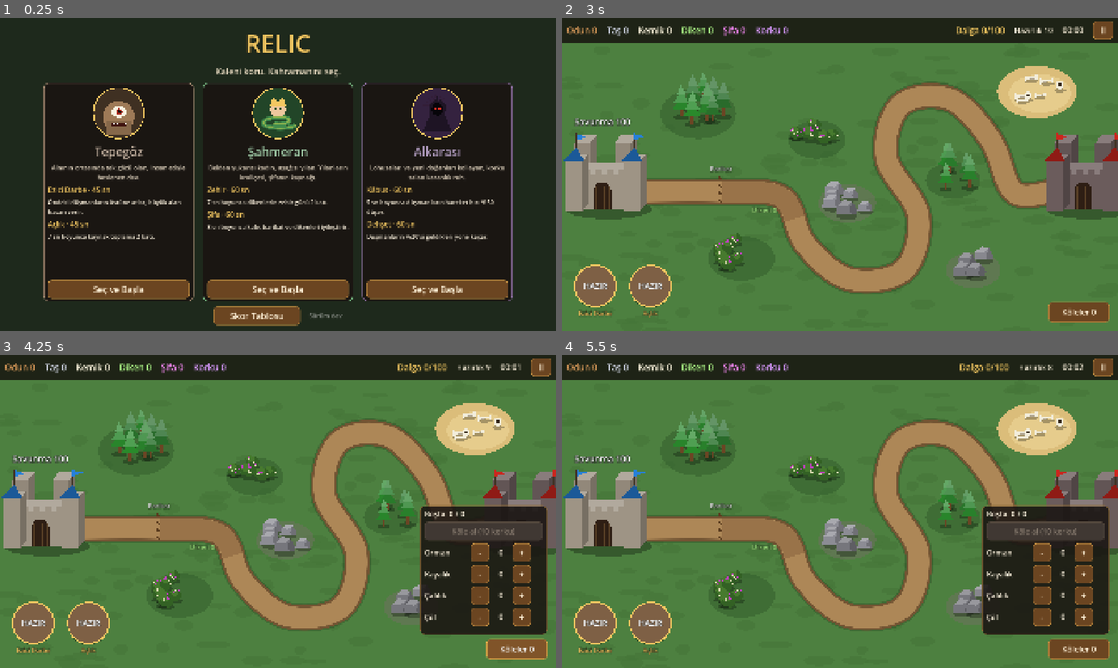
Above: before the commit, frames 1-4 (two rows, left to right).
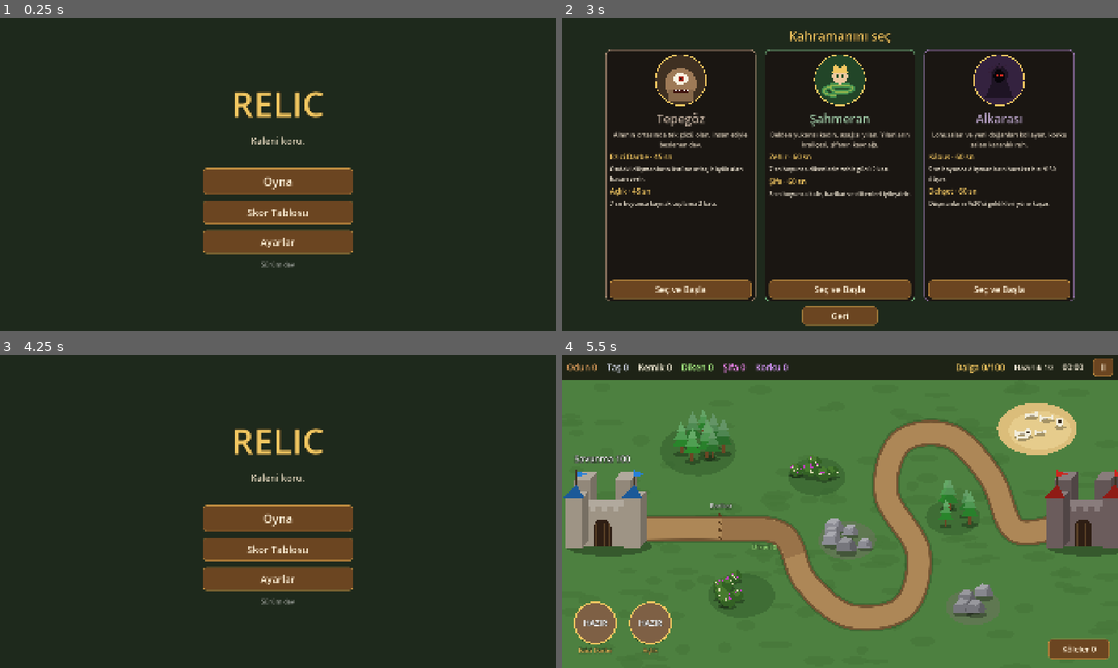
Above: after the commit, the same moments.

Repository: ozguryilmazz/Relic
Game: Godot game, scene res://scenes/main.tscn
Same seed, same stepped clock (60 frames per second), same inputs: the game is played once before the commit and once after it.
Inputs (mouse positions are in pixels of both pictures, inside the frame that each line leads up to):
- Up to frame 1 (0.25 s): no input
- Up to frame 2 (3 s): click "Skor Tablosu" at 0.5 s; click (840, 243) at 1.25 s, where only the run after the commit has a clickable "Ayarlar"; click "Kapat" at 2 s; click "Seç ve Başla" (after the commit: "Oyna") at 2.75 s
- Up to frame 3 (4.25 s): click "Köleler 0" (after the commit: "Geri") at 3.5 s
- Up to frame 4 (5.5 s): click (840, 517) at 4.25 s, where only the run after the commit has a clickable "Oyna"; click (678, 627) at 5 s, where only the run after the commit has a clickable "Seç ve Başla"

The runs differ from the first frame. In frame 1, 21% of the frame differs, in the area x 7-93%, y 5-99%; in frame 2, 93%, in the area x 0-100%, y 1-100%; in frame 3, 86%; in frame 4, 9.6%.

Commit message:
Dokunma kaymasını düzelt, ana menü ve Ayarlar (güncelleme kontrolü) ekle
Geniş ekranlarda harita ortalanınca kaynak bölgeleri dokunuşu yanlış
konumda arıyordu. Ana menü artık Oyna / Skor Tablosu / Ayarlar.

Co-Authored-By: Claude Opus 5.5 <noreply@anthropic.com>
Claude-Session: https://claude.ai/code/session_01PDFkMT2wdjmKecWgw14JUo

Diff:
--- a/scripts/firebase.gd
+++ b/scripts/firebase.gd
@@ -50,18 +50,25 @@
 	var data = JSON.parse_string(text) if not text.is_empty() else null
 	return {"ok": r[0] == HTTPRequest.RESULT_SUCCESS and code >= 200 and code < 300, "code": code, "data": data}
 
+func set_player_name(nm: String) -> void:
+	player_name = nm
+	_save()
+
 # ---------------------------------------------------------------- sürüm
 
-func check_update() -> void:
+## Sonuç: {status: "available" | "uptodate" | "error" | "dev", name, url}
+func check_update() -> Dictionary:
 	if AppVersion.CODE <= 0:
-		return
+		return {"status": "dev"}
 	var r := await _request(DB_URL + "/config/latest.json")
 	if not r.ok or not (r.data is Dictionary):
-		return
+		return {"status": "error"}
 	var latest := int(r.data.get("code", 0))
 	if latest > AppVersion.CODE:
 		update_info = {"name": str(r.data.get("name", "")), "url": str(r.data.get("url", RELEASES_URL))}
 		update_available.emit(update_info.name, update_info.url)
+		return {"status": "available", "name": update_info.name, "url": update_info.url}
+	return {"status": "uptodate", "name": str(r.data.get("name", ""))}
 
 # ---------------------------------------------------------------- giriş
 
--- a/scripts/menu.gd
+++ b/scripts/menu.gd
@@ -1,12 +1,19 @@
 class_name Menu
 extends Control
-## Ana menü: kahraman kartları, skor tablosu, güncelleme bildirimi.
+## Ana menü: Oyna / Skor Tablosu / Ayarlar, kahraman seçimi, güncelleme bildirimi.
 
 signal hero_chosen(index: int)
 
 var update_bar: Control
 var board_overlay: ColorRect
 var board_list: VBoxContainer
+var main_screen: Control
+var hero_screen: Control
+var settings_overlay: ColorRect
+var settings_status: Label
+var settings_download: TouchButton
+var settings_check: TouchButton
+var name_edit: LineEdit
 
 func _ready() -> void:
 	theme = Ui.theme()
@@ -17,37 +24,8 @@
 	bg.mouse_filter = Control.MOUSE_FILTER_IGNORE
 	add_child(bg)
 
-	var vb := VBoxContainer.new()
-	vb.set_anchors_and_offsets_preset(Control.PRESET_FULL_RECT)
-	vb.offset_top = 30
-	vb.offset_bottom = -20
-	vb.add_theme_constant_override("separation", 18)
-	add_child(vb)
-
-	var title := Ui.label("RELIC", 84, Ui.GOLD, true)
-	title.horizontal_alignment = HORIZONTAL_ALIGNMENT_CENTER
-	vb.add_child(title)
-	var sub := Ui.label("Kaleni koru. Kahramanını seç.", 30, Color(0.9, 0.85, 0.75))
-	sub.horizontal_alignment = HORIZONTAL_ALIGNMENT_CENTER
-	vb.add_child(sub)
-
-	var cards := HBoxContainer.new()
-	cards.alignment = BoxContainer.ALIGNMENT_CENTER
-	cards.add_theme_constant_override("separation", 30)
-	cards.size_flags_vertical = Control.SIZE_EXPAND_FILL
-	vb.add_child(cards)
-	for i in Bal.HEROES.size():
-		cards.add_child(_card(i))
-
-	var bottom := HBoxContainer.new()
-	bottom.alignment = BoxContainer.ALIGNMENT_CENTER
-	bottom.add_theme_constant_override("separation", 30)
-	vb.add_child(bottom)
-	var board_btn := Ui.button("Skor Tablosu", 30, 300)
-	board_btn.pressed.connect(_open_board)
-	bottom.add_child(board_btn)
-	var ver := Ui.label("Sürüm %s" % AppVersion.NAME, 22, Color(1, 1, 1, 0.5))
-	bottom.add_child(ver)
+	_build_main_screen()
+	_build_hero_screen()
 
 	update_bar = Ui.button("", 28)
 	update_bar.visible = false
@@ -64,6 +42,7 @@
 		_on_update(Firebase.update_info.name, Firebase.update_info.url)
 
 	_build_board()
+	_build_settings()
 
 func _card(i: int) -> Control:
 	var h: Dictionary = Bal.HEROES[i]
@@ -160,3 +139,141 @@
 	for i in scores.size():
 		var s: Dictionary = scores[i]
 		board_list.add_child(_row([i + 1, s.get("name", "?"), s.get("hero", ""), int(s.get("waves", 0)), Ui.fmt_time(float(s.get("seconds", 0))), int(s.get("kills", 0))]))
+
+# ---------------------------------------------------------------- ekranlar
+
+func _build_main_screen() -> void:
+	main_screen = CenterContainer.new()
+	main_screen.set_anchors_and_offsets_preset(Control.PRESET_FULL_RECT)
+	add_child(main_screen)
+	var vb := VBoxContainer.new()
+	vb.add_theme_constant_override("separation", 22)
+	vb.custom_minimum_size.x = 520
+	main_screen.add_child(vb)
+	var title := Ui.label("RELIC", 120, Ui.GOLD, true)
+	title.horizontal_alignment = HORIZONTAL_ALIGNMENT_CENTER
+	vb.add_child(title)
+	var sub := Ui.label("Kaleni koru.", 32, Color(0.9, 0.85, 0.75))
+	sub.horizontal_alignment = HORIZONTAL_ALIGNMENT_CENTER
+	vb.add_child(sub)
+	var gap := Control.new()
+	gap.custom_minimum_size.y = 30
+	vb.add_child(gap)
+	var play := Ui.button("Oyna", 40)
+	play.custom_minimum_size.y = 90
+	play.pressed.connect(func(): _show(hero_screen))
+	vb.add_child(play)
+	var board := Ui.button("Skor Tablosu", 34)
+	board.custom_minimum_size.y = 80
+	board.pressed.connect(_open_board)
+	vb.add_child(board)
+	var settings := Ui.button("Ayarlar", 34)
+	settings.custom_minimum_size.y = 80
+	settings.pressed.connect(_open_settings)
+	vb.add_child(settings)
+	var ver := Ui.label("Sürüm %s" % AppVersion.NAME, 22, Color(1, 1, 1, 0.5))
+	ver.horizontal_alignment = HORIZONTAL_ALIGNMENT_CENTER
+	vb.add_child(ver)
+
+func _build_hero_screen() -> void:
+	var vb := VBoxContainer.new()
+	vb.set_anchors_and_offsets_preset(Control.PRESET_FULL_RECT)
+	vb.offset_top = 30
+	vb.offset_bottom = -20
+	vb.add_theme_constant_override("separation", 18)
+	vb.visible = false
+	add_child(vb)
+	hero_screen = vb
+	var sub := Ui.label("Kahramanını seç", 44, Ui.GOLD, true)
+	sub.horizontal_alignment = HORIZONTAL_ALIGNMENT_CENTER
+	vb.add_child(sub)
+	var cards := HBoxContainer.new()
+	cards.alignment = BoxContainer.ALIGNMENT_CENTER
+	cards.add_theme_constant_override("separation", 30)
+	cards.size_flags_vertical = Control.SIZE_EXPAND_FILL
+	vb.add_child(cards)
+	for i in Bal.HEROES.size():
+		cards.add_child(_card(i))
+	var bottom := HBoxContainer.new()
+	bottom.alignment = BoxContainer.ALIGNMENT_CENTER
+	vb.add_child(bottom)
+	var back := Ui.button("Geri", 30, 260)
+	back.pressed.connect(func(): _show(main_screen))
+	bottom.add_child(back)
+
+func _show(screen: Control) -> void:
+	main_screen.visible = screen == main_screen
+	hero_screen.visible = screen == hero_screen
+
+func _build_settings() -> void:
+	settings_overlay = ColorRect.new()
+	settings_overlay.color = Color(0, 0, 0, 0.7)
+	settings_overlay.set_anchors_and_offsets_preset(Control.PRESET_FULL_RECT)
+	settings_overlay.visible = false
+	add_child(settings_overlay)
+	var cc := CenterContainer.new()
+	cc.set_anchors_and_offsets_preset(Control.PRESET_FULL_RECT)
+	settings_overlay.add_child(cc)
+	var p := PanelContainer.new()
+	cc.add_child(p)
+	var vb := VBoxContainer.new()
+	vb.custom_minimum_size = Vector2(760, 0)
+	vb.add_theme_constant_override("separation", 16)
+	p.add_child(vb)
+	var t := Ui.label("Ayarlar", 44, Ui.GOLD)
+	t.horizontal_alignment = HORIZONTAL_ALIGNMENT_CENTER
+	vb.add_child(t)
+
+	vb.add_child(Ui.label("Oyuncu adı (skor tablosunda görünür)", 24, Color(0.85, 0.8, 0.72)))
+	name_edit = LineEdit.new()
+	name_edit.max_length = 16
+	name_edit.placeholder_text = "Adın"
+	name_edit.add_theme_font_size_override("font_size", 28)
+	name_edit.custom_minimum_size.y = 64
+	name_edit.text_changed.connect(func(txt): Firebase.set_player_name(txt.strip_edges()))
+	vb.add_child(name_edit)
+
+	vb.add_child(Ui.label("Sürüm: %s" % AppVersion.NAME, 28))
+	settings_check = Ui.button("Güncellemeleri kontrol et", 30)
+	settings_check.pressed.connect(_check_update)
+	vb.add_child(settings_check)
+	settings_status = Ui.label("", 26, Color(0.8, 0.9, 1.0))
+	settings_status.autowrap_mode = TextServer.AUTOWRAP_WORD_SMART
+	vb.add_child(settings_status)
+	settings_download = Ui.button("İndir", 30)
+	settings_download.visible = false
+	settings_download.add_theme_stylebox_override("normal", Ui.box(Color(0.2, 0.45, 0.2), 12, Ui.GOLD, 2))
+	settings_download.pressed.connect(func(): OS.shell_open(Firebase.update_info.get("url", Firebase.RELEASES_URL)))
+	vb.add_child(settings_download)
+	var all := Ui.button("Tüm sürümler (GitHub)", 26)
+	all.pressed.connect(func(): OS.shell_open(Firebase.RELEASES_URL.replace("/latest", "")))
+	vb.add_child(all)
+
+	var close := Ui.button("Kapat", 30)
+	close.pressed.connect(func(): settings_overlay.visible = false)
+	vb.add_child(close)
+
+func _open_settings() -> void:
+	name_edit.text = Firebase.player_name
+	settings_status.text = ""
+	settings_download.visible = not Firebase.update_info.is_empty()
+	if settings_download.visible:
+		settings_status.text = "Yeni sürüm var: %s" % Firebase.update_info.name
+	settings_overlay.visible = true
+
+func _check_update() -> void:
+	settings_check.disabled = true
+	settings_status.text = "Kontrol ediliyor..."
+	var r: Dictionary = await Firebase.check_update()
+	settings_check.disabled = false
+	match r.status:
+		"available":
+			settings_status.text = "Yeni sürüm var: %s. İndir'e basınca tarayıcıda indirme sayfası açılır; indirilen APK'yı kurman yeterli." % r.name
+			settings_download.visible = true
+		"uptodate":
+			settings_status.text = "En güncel sürümü kullanıyorsun."
+			settings_download.visible = false
+		"dev":
+			settings_status.text = "Geliştirme sürümü, kontrol yapılmadı."
+		_:
+			settings_status.text = "Kontrol edilemedi. İnternet bağlantını kontrol et."
--- a/scripts/resource_node.gd
+++ b/scripts/resource_node.gd
@@ -25,12 +25,12 @@
 	items.sort_custom(func(a, b): return a.pos.y < b.pos.y)
 
 func contains(p: Vector2) -> bool:
-	var d := p - global_position
+	var d := p - position
 	return Vector2(d.x, d.y / 0.65).length() <= radius
 
 ## Dokunulan noktaya en yakın öğeyi zıplat
 func tap(p: Vector2) -> void:
-	var local := p - global_position
+	var local := p - position
 	var best := 0
 	var best_d := INF
 	for i in items.size():
--- /dev/null
+++ b/tools/tap_test.gd
@@ -0,0 +1,51 @@
+extends Node
+## Dokunma testi: farklı ekran oranlarında kaynak bölgesine dokunulunca kaynak artıyor mu?
+## xvfb-run godot --path . --rendering-driver opengl3 --resolution 2400x1080 res://tools/tap_test.tscn -- <klasör>
+
+func _touch(p: Vector2, idx := 0) -> void:
+	var e := InputEventScreenTouch.new()
+	e.index = idx
+	e.position = p
+	e.pressed = true
+	Input.parse_input_event(e)
+	await get_tree().process_frame
+	var r := InputEventScreenTouch.new()
+	r.index = idx
+	r.position = p
+	r.pressed = false
+	Input.parse_input_event(r)
+	await get_tree().process_frame
+
+func _ready() -> void:
+	var out := OS.get_cmdline_user_args()[0] if OS.get_cmdline_user_args().size() > 0 else "user://"
+	var main: Node = load("res://scenes/main.tscn").instantiate()
+	add_child(main)
+	for i in 20: await get_tree().process_frame
+	get_viewport().get_texture().get_image().save_png(out + "/menu_main.png")
+	main.current._show(main.current.hero_screen)
+	for i in 5: await get_tree().process_frame
+	get_viewport().get_texture().get_image().save_png(out + "/menu_heroes.png")
+	main.current._open_settings()
+	for i in 5: await get_tree().process_frame
+	get_viewport().get_texture().get_image().save_png(out + "/menu_settings.png")
+	main.start_game(0)
+	var g: Game = main.current
+	for i in 5: await get_tree().process_frame
+	print("görünür alan ", get_viewport().get_visible_rect().size, " oyun kaydırma ", g.position)
+	var ok := true
+	for n in g.nodes:
+		var before: Dictionary = g.res.duplicate()
+		var screen: Vector2 = n.position + g.position + Vector2(0, -10)
+		await _touch(screen)
+		var gained := false
+		for k in g.res:
+			if g.res[k] > before[k]:
+				gained = true
+		print(n.kind, " @", screen, " -> ", "OK" if gained else "BAŞARISIZ")
+		ok = ok and gained
+	# kaleye dokun -> pencere açılmalı
+	await _touch(g.player_castle.position + g.position + Vector2(0, -100))
+	await get_tree().process_frame
+	print("kale penceresi: ", "OK" if g.hud.popup_open() else "BAŞARISIZ")
+	print("SONUÇ: ", "HEPSİ GEÇTİ" if ok and g.hud.popup_open() else "HATA VAR")
+	get_tree().quit()
--- /dev/null
+++ b/tools/tap_test.tscn
@@ -0,0 +1,6 @@
+[gd_scene load_steps=2 format=3]
+
+[ext_resource type="Script" path="res://tools/tap_test.gd" id="1"]
+
+[node name="TapTest" type="Node"]
+script = ExtResource("1")
Not shown, added: tools/shot.gd.uid
Not shown, added: tools/sim_test.gd.uid
Not shown, added: tools/tap_test.gd.uid
